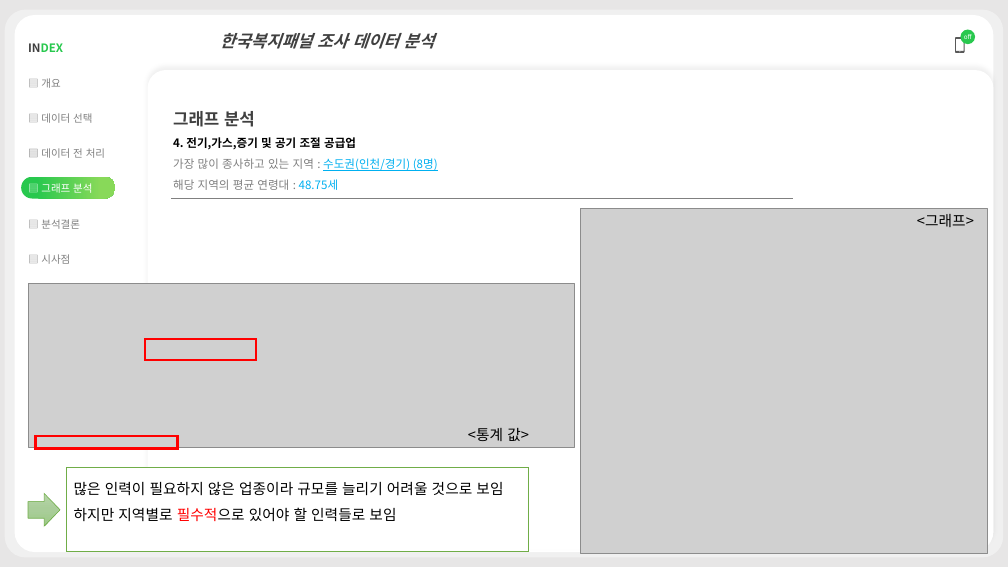
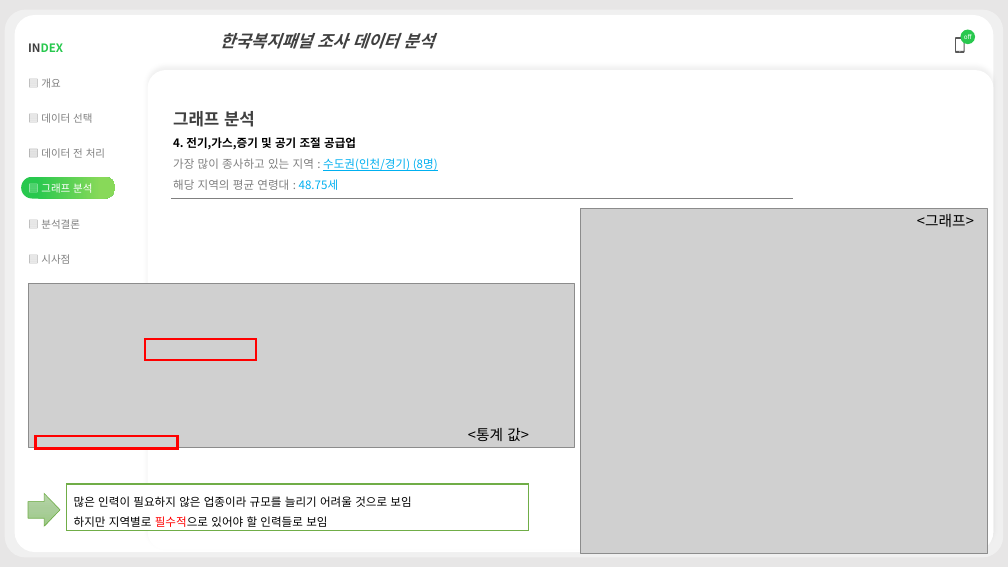
Before and after one commit to ktb5891/Bigdata_lecture, a slide deck: slide 12 of 개인프로젝트/복지패널 데이터 분석.pptx. Drawn at 1008x567 pixels with LibreOffice and Linux fonts; fonts in the diff are those of the drawing; grey boxes stand for pictures. Boxes give left, top, right and bottom in pixels: in the first picture for what was removed or moved away, otherwise in the second. Text is boxed around its words. In the diff, an @@ line names an element or a change of style, - is before the commit and + after.

```diff
--- a/개인프로젝트/복지패널 데이터 분석.pptx
+++ b/개인프로젝트/복지패널 데이터 분석.pptx
@@ rectangle "많은 인력이 필요하지 않은 업종이라 ..." resized from (x1=67, y1=467, x2=529, y2=552) to (x1=67, y1=484, x2=529, y2=531) @@
@@ rectangle "많은 인력이 필요하지 않은 업종이라 ..." at (x1=67, y1=484, x2=529, y2=531): size 14 to 11 pt @@
```
Also in this commit, not shown: 16 other slides changed, 16 slides added.
